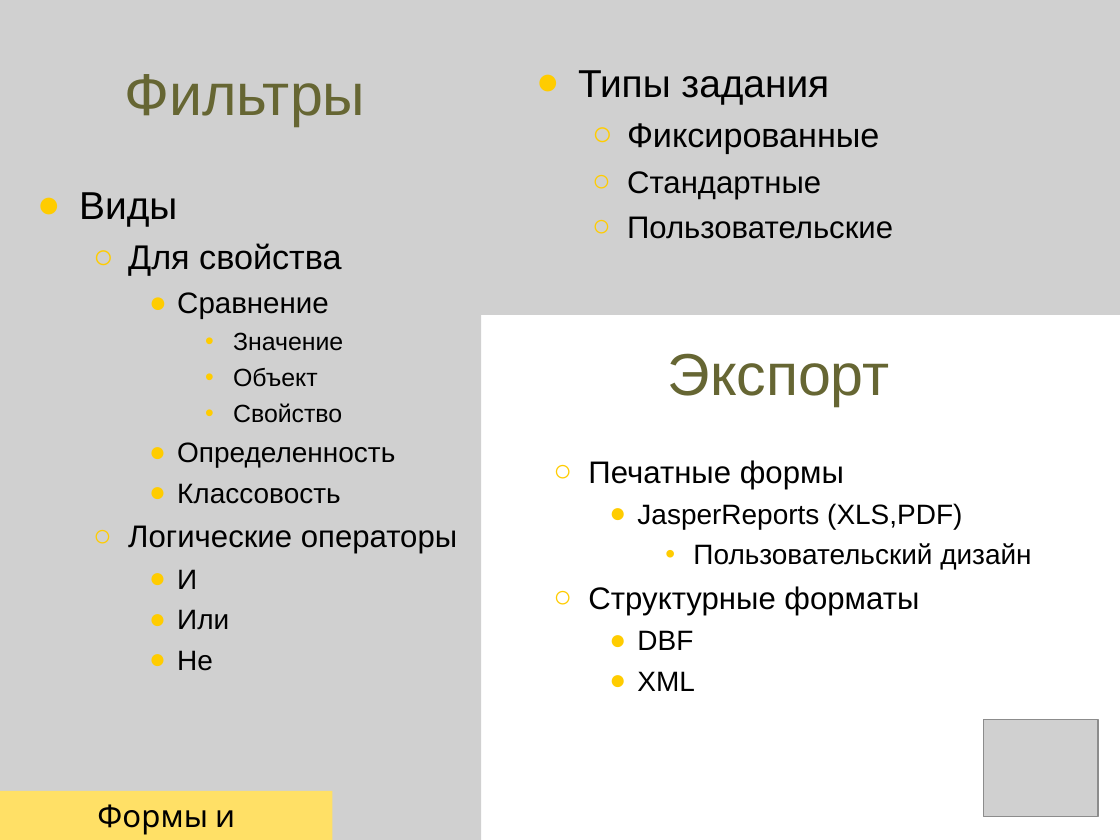
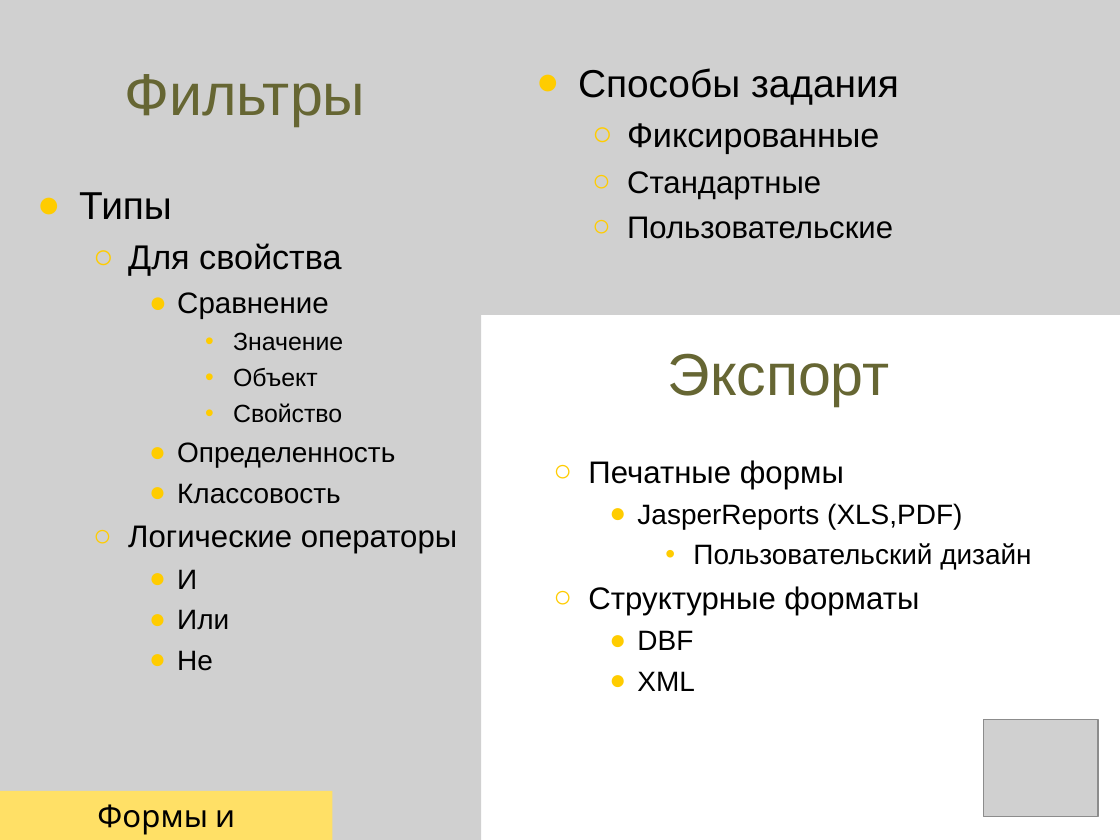
Before and after one commit to lsfusion/platform, a slide deck: slide 33 of platform/docs/Презентация.ppt. Drawn at 1120x840 pixels with LibreOffice and Linux fonts; fonts in the diff are those of the drawing; grey boxes stand for pictures. Boxes give left, top, right and bottom in pixels: in the first picture for what was removed or moved away, otherwise in the second. Text is boxed around its words. In the diff, an @@ line names an element or a change of style, - is before the commit and + after.

```diff
--- a/platform/docs/Презентация.ppt
+++ b/platform/docs/Презентация.ppt
@@ text at [578, 68, 899, 104]: text changed @@
-● Типы задания
+● Способы задания
@@ text at [79, 192, 172, 219]: text changed @@
-● Виды
+● Типы
```
Also in this commit, not shown: 2 other slides changed, 8 other files.
